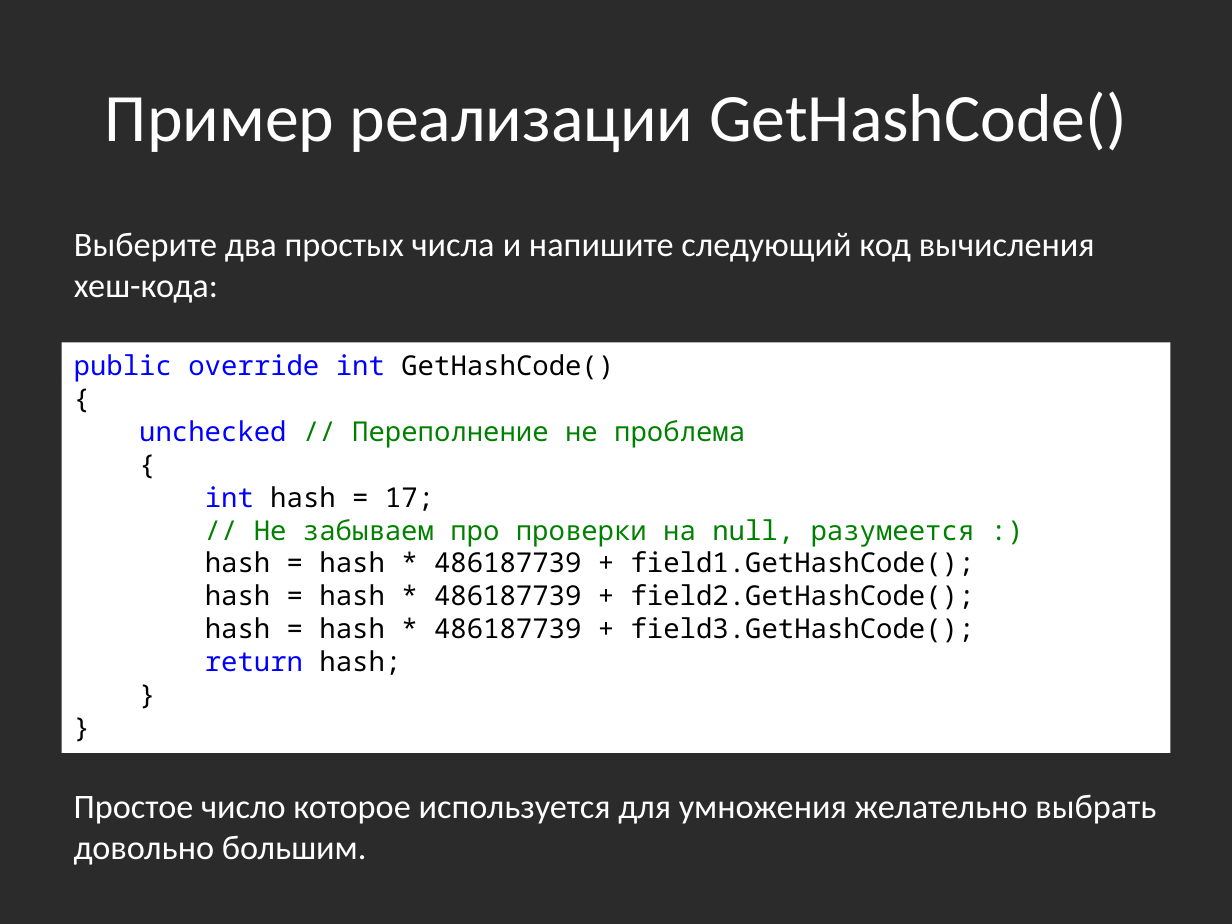
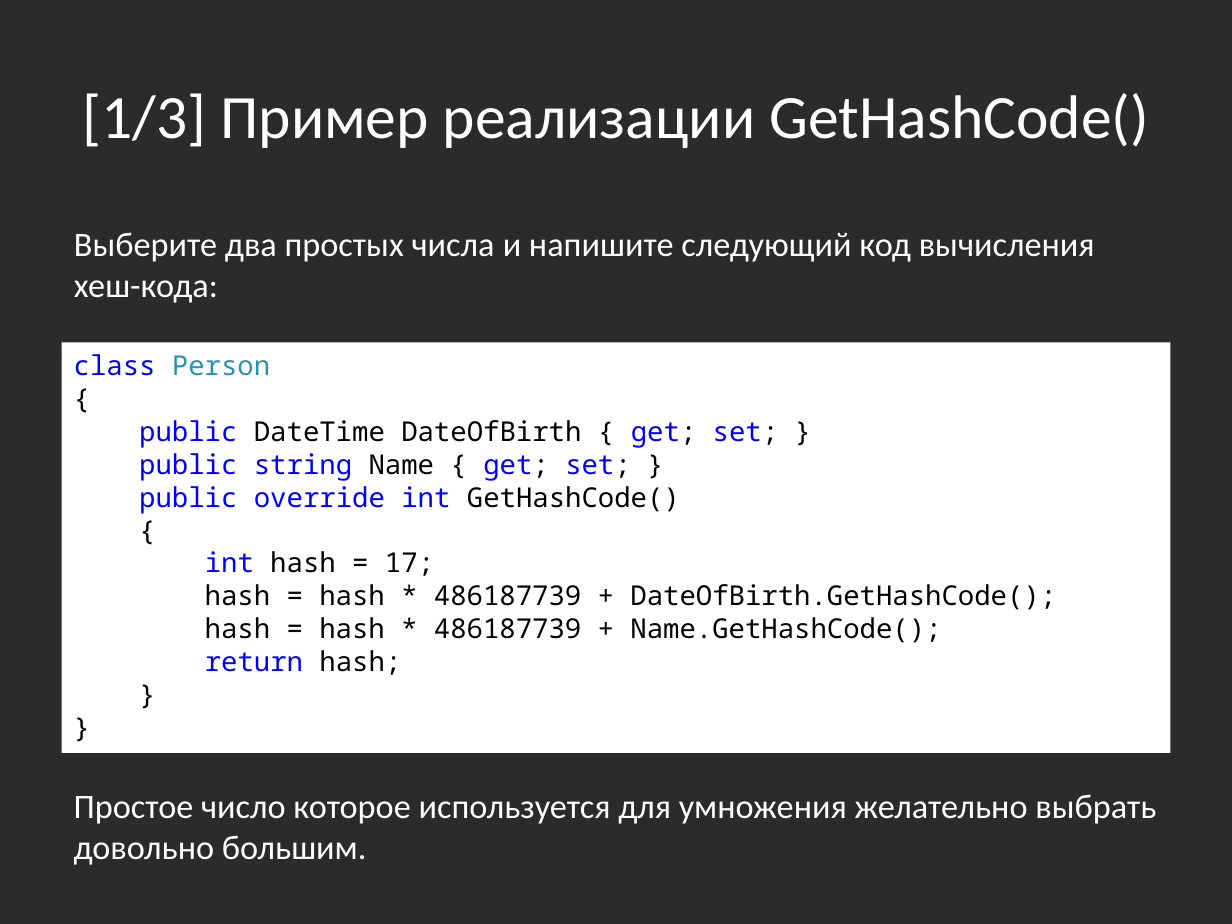
Before and after one commit to bazile/Training, a slide deck: slide 77 of Presentation/lesson-02-oop.pptx. Drawn at 1232x924 pixels with LibreOffice and Linux fonts; fonts in the diff are those of the drawing; background and template pictures are left out; a plain dark background stands for a picture behind light text. Boxes give left, top, right and bottom in pixels: in the first picture for what was removed or moved away, otherwise in the second. Text is boxed around its words. In the diff, an @@ line names an element or a change of style, - is before the commit and + after.

Commit message:
Updated presentations

```diff
--- a/Presentation/lesson-02-oop.pptx
+++ b/Presentation/lesson-02-oop.pptx
@@ title at box(83, 93, 1150, 148): text changed; size 39.6 to 36 pt @@
-Пример реализации GetHashCode()
+[1/3] Пример реализации GetHashCode()
@@ text in rectangle at box(74, 354, 779, 481): paragraphs added @@
+class Person
+{
+public DateTime DateOfBirth { get; set; }
+public string Name { get; set; }
@@ text in rectangle at box(139, 420, 745, 448): paragraphs removed @@
-unchecked // Переполнение не проблема
-{
@@ text in rectangle at box(205, 584, 1056, 643): text changed @@
-// Не забываем про проверки на null, разумеется :)
-hash = hash * 486187739 + field1.GetHashCode();
-hash = hash * 486187739 + field2.GetHashCode();
-hash = hash * 486187739 + field3.GetHashCode();
+hash = hash * 486187739 + DateOfBirth.GetHashCode();
+hash = hash * 486187739 + Name.GetHashCode();
```
Also in this commit, not shown: 2 other slides changed, 2 slides added, 12 other files.
